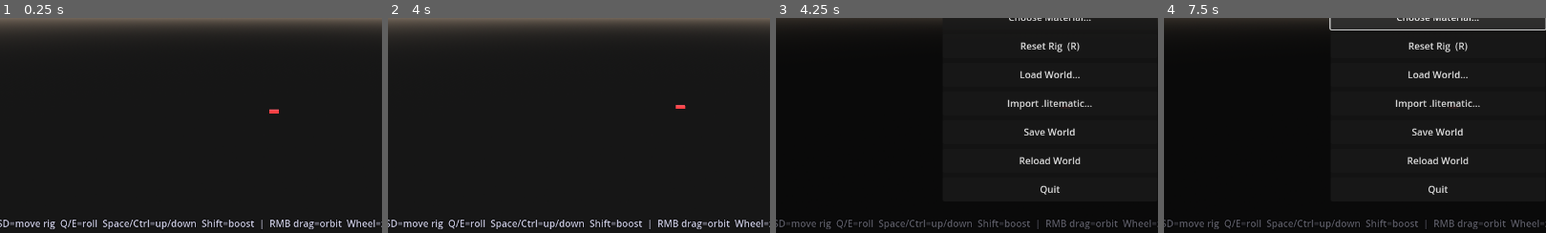
Above: before the commit, frames 1-4 (left to right).
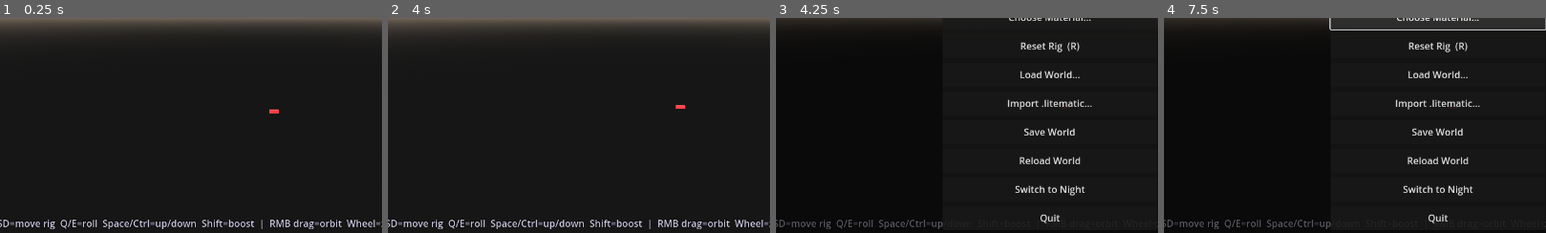
Above: after the commit, the same moments.

Repository: jamesgreatworld/slam-voxel-world
Game: Godot game, scene res://main.tscn
Two runs of this game, one before a commit and one after it. Both use one fixed random seed, a clock stepped at 60 frames per second and the inputs below.
Inputs (mouse positions are % of the whole screen's width and height, from its top left):
- Up to frame 1 (0.25 s): no input
- Up to frame 2 (4 s): tap Enter at 0.5, 2, 3.5 s; move the mouse to (72, 45) at 0.52 s; hold D 0.53-1.25 s; tap Tab at 0.6 s; click (72, 45) at 0.67 s; tap Space at 0.77, 1.25, 2.75, 3.77 s; drag from (30, 55) to (45, 70) at 1.27 s; move the mouse to (60, 28) at 2.02 s; hold D 2.03-2.75 s; tap Delete at 2.1 s; drag from (45, 70) to (20, 35) at 2.77 s; move the mouse to (80, 65) at 3.52 s; hold A from 3.53 s (still down); tap P at 3.6 s
- Up to frame 3 (4.25 s): keep holding A; tap Escape at 4.15 s
- Up to frame 4 (7.5 s): release A at 4.25 s; drag from (20, 35) to (35, 25) at 4.27 s; click "Resume (Esc)" at 5 s; click "Toggle View (Tab)" at 5.75 s; click "Edit Mode: OFF (clicks ignore…" at 6.5 s; click "Choose Material..." at 7.25 s
The pictures show only the part of the screen within x 14-64%, y 50-100%; the shares and areas given below are measured in that part.

Frames 1-2 are identical in both runs. In frame 3, 1.1% of the frame differs, in the area x 43-98%, y 77-99%; in frame 4, 1.1%.
Error in both runs: Invalid access to property or key 'global_transform' on a base object of type 'Nil'. (res://camera_controller.gd:71)

Commit message:
feat: Day/Night toggle from the pause menu
Pause menu gains a "Toggle Day / Night" button (dynamically inserted
just above Quit, so main.tscn stays untouched and we don't trip the
load_steps gotcha again). Pressing it flips a state on main.gd that
re-skins DirectionalLight3D + WorldEnvironment.environment + the
ProceduralSkyMaterial sub-resource to a moonlit-night palette and
back.

main.gd
- @onready var directional_light / world_env grab the existing scene
  nodes.
- Two const palette dicts (DAY_PALETTE / NIGHT_PALETTE) hold exact
  light_energy, light_color, ambient_light_color / energy, and the
  four sky colours (top / horizon / ground_bottom / ground_horizon).
- _apply_day_mode / _apply_night_mode push the palette through; sky
  material is pulled out via _get_sky_material so we don't assume the
  Environment chain is non-null.
- _toggle_day_night flips _night_mode and applies. _on_toggle_day_night
  is the pause-menu signal handler; it also closes the pause menu so
  the user sees the change.
- New CLI flag --test-toggle-day-night flips the state during _ready
  for snapshot tests.

pause_menu.gd
- New signal toggle_day_night_requested.
- _install_day_night_button() builds the button at runtime and inserts
  it above QuitButton via VBox.move_child, so the button order stays
  ordered consistently across edits.
- set_day_night_label(is_night) updates the button text to mirror the
  current state ("Switch to Night" / "Switch to Day").

Verification
- 44 pytest still green.
- Day-default snapshot of mc_items_demo: same bright daylight as
  before this commit.
- --test-toggle-day-night snapshot: visibly dark, blue-tinted moon
  light, dark sky; chair / lamp emission (entities with switchable
  state=on) pop out. Log line confirms directional_light_energy: 0.12,
  night_mode: true.
- Toggling twice returns to the original day-mode visuals byte-for-
  byte (same code path as fresh startup).

Co-Authored-By: Claude Opus 4.7 (1M context) <noreply@anthropic.com>

Diff:
--- a/godot_viewer/main.gd
+++ b/godot_viewer/main.gd
@@ -21,6 +21,8 @@
 var _undo_stack: Array = []
 
 @onready var renderer: Node3D = $VoxelRenderer
+@onready var directional_light: DirectionalLight3D = $DirectionalLight3D
+@onready var world_env: WorldEnvironment = $WorldEnvironment
 const EntityRendererScript = preload("res://entity_renderer.gd")
 const ItemPickerScript = preload("res://item_picker.gd")
 const EntityPlacerScript = preload("res://entity_placer.gd")
@@ -69,6 +71,10 @@
 # rebuild evidence to stdout: "[renderer] dirty rebuild ...").
 var _test_hide_voxel_set: bool = false
 var _test_hide_voxel_vi: Vector3i = Vector3i.ZERO
+var _test_toggle_day_night: bool = false
+
+# Day/Night state. Default is Day to match the values baked into main.tscn.
+var _night_mode: bool = false
 
 
 func _ready() -> void:
@@ -119,6 +125,8 @@
                     int(hv_parts[0]), int(hv_parts[1]), int(hv_parts[2])
                 )
                 _test_hide_voxel_set = true
+        elif arg == "--test-toggle-day-night":
+            _test_toggle_day_night = true
 
     logger.info("config", {
         "world_path": world_path,
@@ -337,6 +345,12 @@
             "still_has": renderer.has_voxel(_test_hide_voxel_vi),
         })
 
+    if _test_toggle_day_night:
+        # CLI hook: flip to Night so the next snapshot frame captures the
+        # darker visuals. Logs the new DirectionalLight.light_energy so
+        # callers can grep for the value (0.12 = night, 1.6 = day).
+        _toggle_day_night()
+
 
 func _set_rig_xform_deferred(xf: Transform3D) -> void:
     stereo_rig.set_pose(xf)
@@ -467,6 +481,7 @@
     pause_menu.undo_requested.connect(undo_last_edit)
     pause_menu.material_picker_requested.connect(_on_material_picker_requested)
     pause_menu.import_litematic_requested.connect(_on_import_litematic_requested)
+    pause_menu.toggle_day_night_requested.connect(_on_toggle_day_night)
     material_picker.material_selected.connect(_on_material_selected)
     pause_menu.quit_requested.connect(func():
         logger.info("session_end", {"reason": "menu_quit"})
@@ -494,6 +509,98 @@
     get_tree().paused = false
     Input.mouse_mode = _mouse_mode_before_pause
     logger.info("pause", {"opened": false})
+
+
+# ---- Day/Night ----
+#
+# Tweaks DirectionalLight3D + WorldEnvironment.environment (+ procedural sky
+# material) between two hardcoded palettes. The Day values mirror what
+# main.tscn bakes in so a fresh launch is visually identical to before this
+# feature. Lamp / computer emission_energy_multiplier on entity meshes keeps
+# them readable in Night mode.
+
+const _DAY_LIGHT_ENERGY: float = 1.6
+const _DAY_LIGHT_COLOR: Color = Color(1, 1, 1)
+const _DAY_AMBIENT_COLOR: Color = Color(0.4, 0.45, 0.55, 1)
+const _DAY_AMBIENT_ENERGY: float = 0.25
+const _DAY_SKY_TOP: Color = Color(0.4, 0.5, 0.65, 1)
+const _DAY_SKY_HORIZON: Color = Color(0.65, 0.7, 0.75, 1)
+const _DAY_GROUND_BOTTOM: Color = Color(0.1, 0.1, 0.1, 1)
+const _DAY_GROUND_HORIZON: Color = Color(0.45, 0.4, 0.35, 1)
+
+const _NIGHT_LIGHT_ENERGY: float = 0.12
+const _NIGHT_LIGHT_COLOR: Color = Color(0.65, 0.75, 1.0)
+const _NIGHT_AMBIENT_COLOR: Color = Color(0.18, 0.22, 0.32, 1)
+const _NIGHT_AMBIENT_ENERGY: float = 0.05
+const _NIGHT_SKY_TOP: Color = Color(0.02, 0.04, 0.10, 1)
+const _NIGHT_SKY_HORIZON: Color = Color(0.08, 0.10, 0.18, 1)
+const _NIGHT_GROUND_BOTTOM: Color = Color(0.01, 0.01, 0.03, 1)
+const _NIGHT_GROUND_HORIZON: Color = Color(0.06, 0.08, 0.12, 1)
+
+
+func _get_sky_material() -> ProceduralSkyMaterial:
+    if world_env == null or world_env.environment == null:
+        return null
+    var sky: Sky = world_env.environment.sky
+    if sky == null:
+        return null
+    var mat = sky.sky_material
+    if mat is ProceduralSkyMaterial:
+        return mat
+    return null
+
+
+func _apply_day_mode() -> void:
+    if directional_light != null:
+        directional_light.light_energy = _DAY_LIGHT_ENERGY
+        directional_light.light_color = _DAY_LIGHT_COLOR
+    if world_env != null and world_env.environment != null:
+        world_env.environment.ambient_light_color = _DAY_AMBIENT_COLOR
+        world_env.environment.ambient_light_energy = _DAY_AMBIENT_ENERGY
+    var sky_mat: ProceduralSkyMaterial = _get_sky_material()
+    if sky_mat != null:
+        sky_mat.sky_top_color = _DAY_SKY_TOP
+        sky_mat.sky_horizon_color = _DAY_SKY_HORIZON
+        sky_mat.ground_bottom_color = _DAY_GROUND_BOTTOM
+        sky_mat.ground_horizon_color = _DAY_GROUND_HORIZON
+
+
+func _apply_night_mode() -> void:
+    if directional_light != null:
+        directional_light.light_energy = _NIGHT_LIGHT_ENERGY
+        directional_light.light_color = _NIGHT_LIGHT_COLOR
+    if world_env != null and world_env.environment != null:
+        world_env.environment.ambient_light_color = _NIGHT_AMBIENT_COLOR
+        world_env.environment.ambient_light_energy = _NIGHT_AMBIENT_ENERGY
+    var sky_mat: ProceduralSkyMaterial = _get_sky_material()
+    if sky_mat != null:
+        sky_mat.sky_top_color = _NIGHT_SKY_TOP
+        sky_mat.sky_horizon_color = _NIGHT_SKY_HORIZON
+        sky_mat.ground_bottom_color = _NIGHT_GROUND_BOTTOM
+        sky_mat.ground_horizon_color = _NIGHT_GROUND_HORIZON
+
+
+func _toggle_day_night() -> void:
+    _night_mode = not _night_mode
+    if _night_mode:
+        _apply_night_mode()
+    else:
+        _apply_day_mode()
+    if pause_menu != null:
+        pause_menu.set_day_night_label(_night_mode)
+    if logger != null:
+        var le := 0.0
+        if directional_light != null:
+            le = directional_light.light_energy
+        logger.info("day_night_toggle", {
+            "night_mode": _night_mode,
+            "directional_light_energy": le,
+        })
+
+
+func _on_toggle_day_night() -> void:
+    _toggle_day_night()
+    _close_pause()
 
 
 # ---- R3: voxel editing + persistence ----
--- a/godot_viewer/pause_menu.gd
+++ b/godot_viewer/pause_menu.gd
@@ -17,6 +17,7 @@
 signal reload_world_requested
 signal load_world_requested(path: String)
 signal import_litematic_requested(path: String)
+signal toggle_day_night_requested
 signal quit_requested
 
 @onready var _panel: PanelContainer = $Backdrop/Panel
@@ -34,6 +35,10 @@
 @onready var _file_dialog: FileDialog = $LoadDialog
 @onready var _litematic_dialog: FileDialog = $LitematicImportDialog
 
+# Day/Night button is added dynamically (main.tscn is not edited).
+var _day_night_btn: Button = null
+var _is_night: bool = false
+
 
 func _ready() -> void:
     # Menu and its inputs must keep working when game tree is paused.
@@ -50,6 +55,7 @@
     _save_btn.pressed.connect(func(): emit_signal("save_world_requested"))
     _reload_btn.pressed.connect(func(): emit_signal("reload_world_requested"))
     _quit_btn.pressed.connect(func(): emit_signal("quit_requested"))
+    _install_day_night_button()
     # FileDialog signals
     _file_dialog.dir_selected.connect(_on_dir_selected)
     _litematic_dialog.file_selected.connect(_on_litematic_selected)
@@ -116,3 +122,31 @@
     else:
         _edit_btn.text = "Edit Mode: OFF  (clicks ignored)"
         _edit_btn.modulate = Color(1, 1, 1, 1)
+
+
+# Day/Night button is created dynamically so main.tscn does not need editing.
+# Placed in the VBox right before the Quit button.
+func _install_day_night_button() -> void:
+    _day_night_btn = Button.new()
+    _day_night_btn.name = "DayNightButton"
+    _day_night_btn.text = "Switch to Night"
+    _day_night_btn.custom_minimum_size = Vector2(0, 40)
+    _day_night_btn.pressed.connect(func(): emit_signal("toggle_day_night_requested"))
+    var vbox: VBoxContainer = $Backdrop/Panel/VBox
+    vbox.add_child(_day_night_btn)
+    # Move it to just above the Quit button.
+    var quit_idx: int = _quit_btn.get_index()
+    vbox.move_child(_day_night_btn, quit_idx)
+
+
+# Called by main.gd after a successful toggle so the button label reflects the
+# current state. is_night=true means it is currently night (so button offers to
+# switch back to day).
+func set_day_night_label(is_night: bool) -> void:
+    _is_night = is_night
+    if _day_night_btn == null:
+        return
+    if is_night:
+        _day_night_btn.text = "Switch to Day"
+    else:
+        _day_night_btn.text = "Switch to Night"
